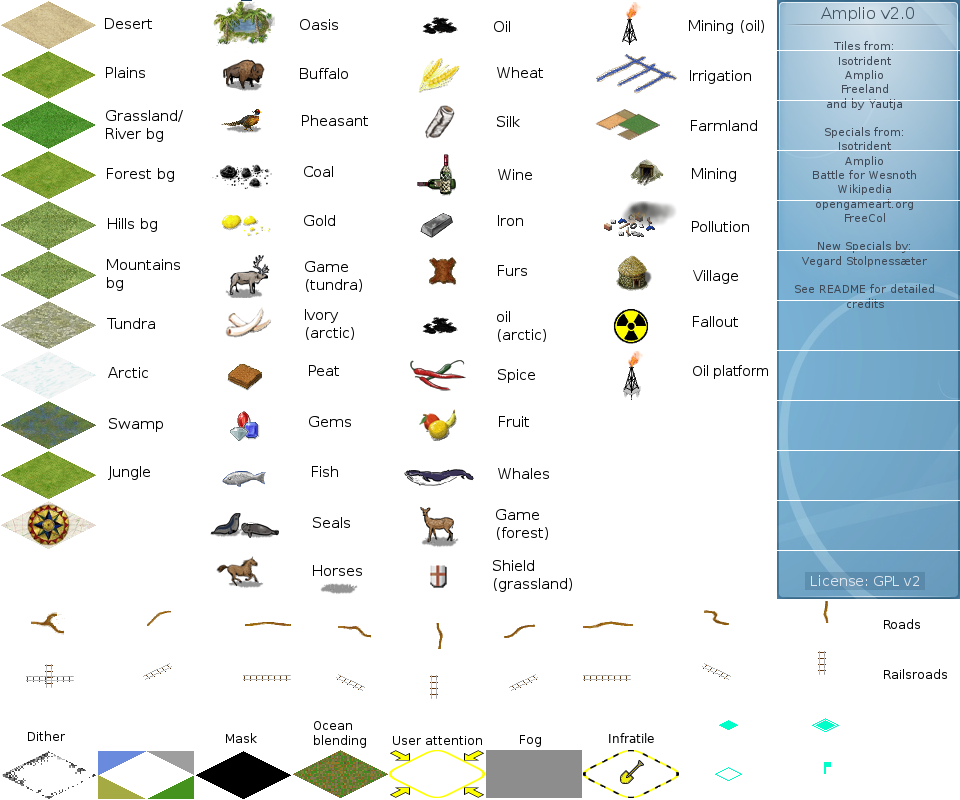
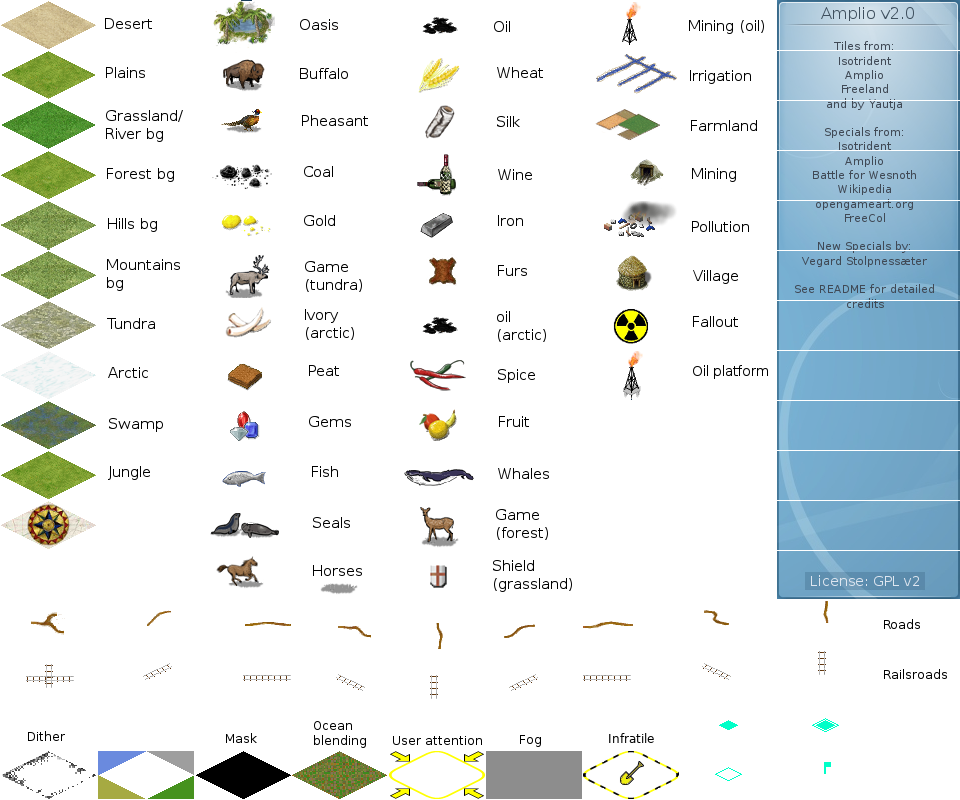
The second 960px x 800px image is a revision of the first. Changes to its layers:
painted on "terrain1.png" over [292, 750, 678, 799]
